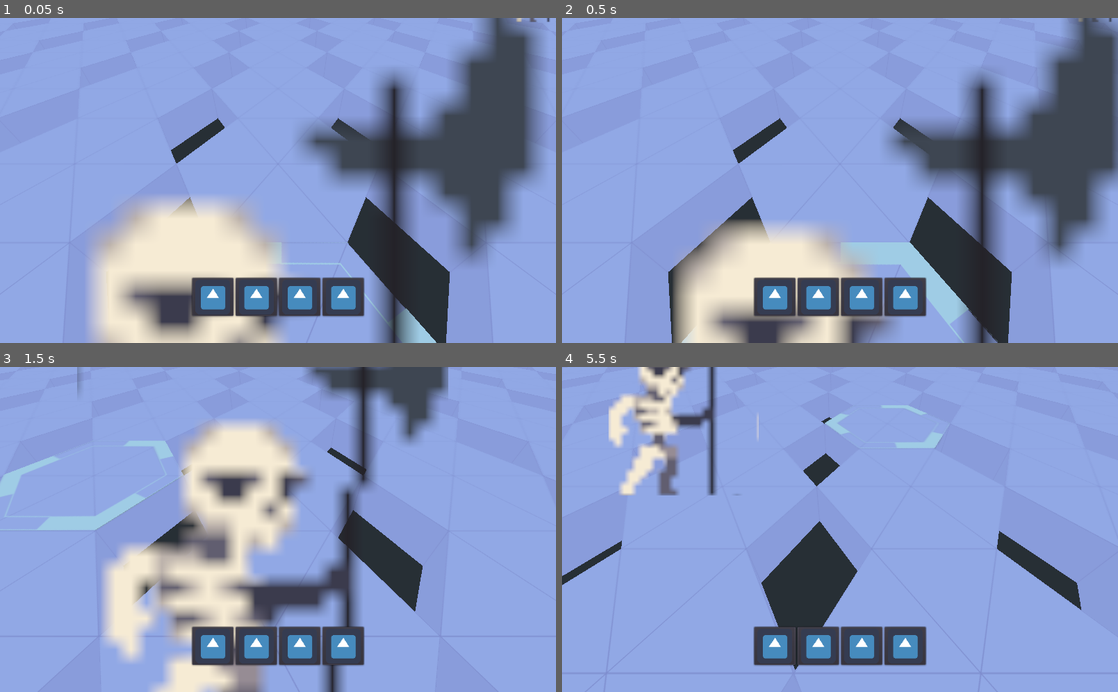
Above: before the commit, frames 1-4 (two rows, left to right).
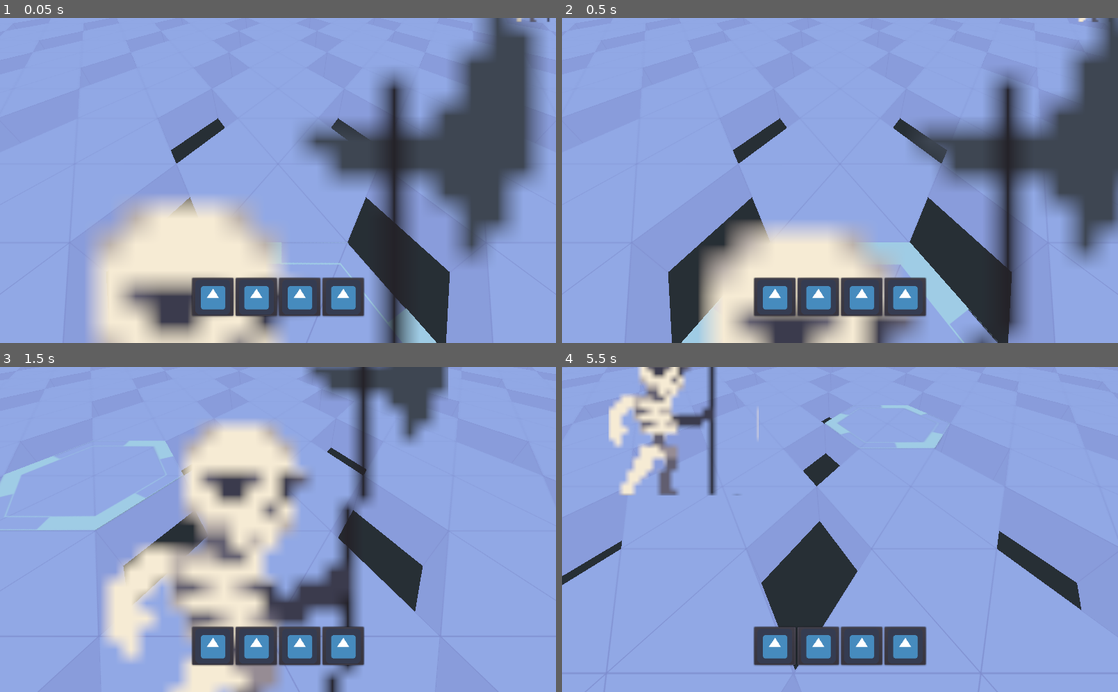
Above: after the commit, the same moments.

Repository: Delaunay/Chessy
Game: Godot game, scene res://assets/map/GridMap.tscn
The game is run twice, just before and just after one commit, with the same random seed, the same clock (stepped at 60 frames per second) and the same inputs. The engine's default icon, where the game draws it, is replaced by a stand-in: a white triangle on a blue panel in a dark square.
Inputs (mouse positions are in pixels of both pictures, inside the frame that each line leads up to):
- Up to frame 1 (0.05 s): no input
- Up to frame 2 (0.5 s): no input
- Up to frame 3 (1.5 s): move the mouse to (400, 513) at 0.52 s; hold D (move_right) 0.53-1.28 s; tap Mouse wheel up (zoom_in) at 0.6 s; click (400, 513) at 0.67 s; move the mouse to (166, 545) at 1.27 s; hold S (move_back) from 1.28 s (still down); tap Mouse wheel down (zoom_out) at 1.35 s
- Up to frame 4 (5.5 s): move the mouse to (895, 458) at 2.02 s; release S (move_back) at 2.03 s; hold D (move_right) 2.03-2.78 s; tap Mouse wheel up (zoom_in) at 2.1, 3.6, 5.1 s; move the mouse to (812, 594) at 2.77 s; hold W (move_forward) 2.78-3.53 s; tap Mouse wheel down (zoom_out) at 2.85, 4.35 s; click (812, 594) at 2.92 s; move the mouse to (1006, 578) at 3.52 s; hold A (move_left) 3.53-5.03 s; move the mouse to (673, 480) at 4.27 s; move the mouse to (867, 529) at 5.02 s; hold S (move_back) from 5.03 s (still down); click (867, 529) at 5.17 s

Frame 1 is identical in both runs. In frame 2, 21% of the frame differs, in the area x 20-100%, y 0-100%; in frame 3, 7.5%; in frame 4, less than 0.1%.

Commit message:
tweaks

Diff:
--- a/assets/character/Character.tscn
+++ b/assets/character/Character.tscn
@@ -19,6 +19,7 @@
 billboard = 1
 frames = ExtResource( 1 )
 animation = "idle"
+frame = 15
 playing = true
 
 [node name="CollisionShape" type="CollisionShape" parent="."]
@@ -27,19 +28,17 @@
 
 [node name="HealthBar" type="Sprite3D" parent="."]
 transform = Transform( 1, 0, 0, 0, 0.67154, 0.740969, 0, -0.740969, 0.67154, 0, 1.6127, 0 )
-region_enabled = true
-region_rect = Rect2( 0, 0, 200, 26 )
+region_rect = Rect2( 0, 0, 100, 26 )
 script = ExtResource( 3 )
 
 [node name="Viewport" type="Viewport" parent="HealthBar"]
-size = Vector2( 200, 26 )
+size = Vector2( 100, 26 )
 transparent_bg = true
 usage = 0
 render_target_v_flip = true
 
 [node name="ProgressBar" type="ProgressBar" parent="HealthBar/Viewport"]
-margin_right = 200.0
-margin_bottom = 26.0
-rect_min_size = Vector2( 200, 26 )
+margin_right = 100.0
+margin_bottom = 13.0
+rect_min_size = Vector2( 100, 13 )
 value = 25.0
-percent_visible = false
--- a/assets/character/HealthBar.gd
+++ b/assets/character/HealthBar.gd
@@ -9,7 +9,7 @@
 # Called when the node enters the scene tree for the first time.
 func _ready():
 	texture = $Viewport.get_texture()
-	set_value(25)
+	set_value(75)
 
 
 var red = Color(1, 0, 0, 1)
@@ -17,22 +17,27 @@
 var green = Color(0, 1, 0, 1)
 
 
-func set_value(val):
-	$Viewport/ProgressBar.value = val
-
-	# create a color gradient red 0 50-> yellow 50 -> green 50 - 100
+func color_gradient(val):
+	# create a color gradient red 0 50 -> yellow 50 -> green 50 - 100
 	var color = null
 	var v = float(val)
+	var top_color = yellow
+	var bot_color = red
+
+	if val > 50:
+		v -= 50
+		top_color = green
+		bot_color = yellow
+
 	var pos = v / 50.0
 	var neg = 1.0 - pos
 
-	if val > 50:
-		v -= 50
-		color = green * pos + yellow * neg
-	else:
-		color = yellow * pos + red * neg
+	return top_color * pos + bot_color * neg
 
-	modulate = color
+
+func set_value(val):
+	$Viewport/ProgressBar.value = val
+	modulate = color_gradient(val)
 
 
 # Called every frame. 'delta' is the elapsed time since the previous frame.
